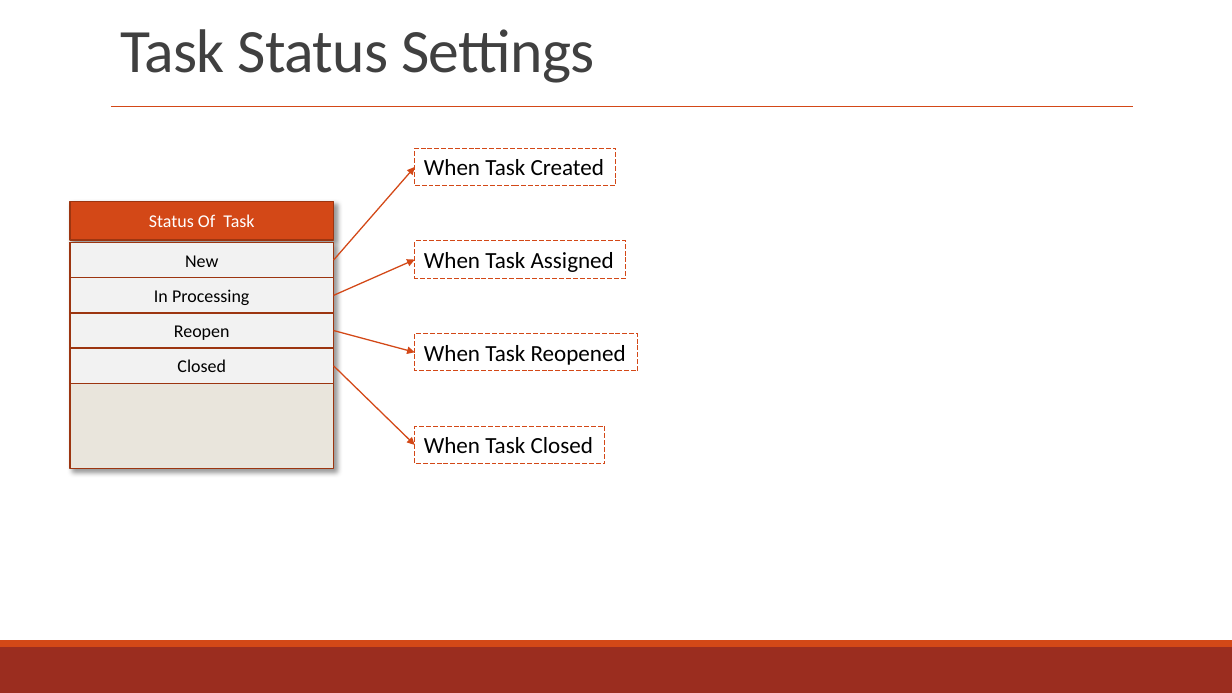
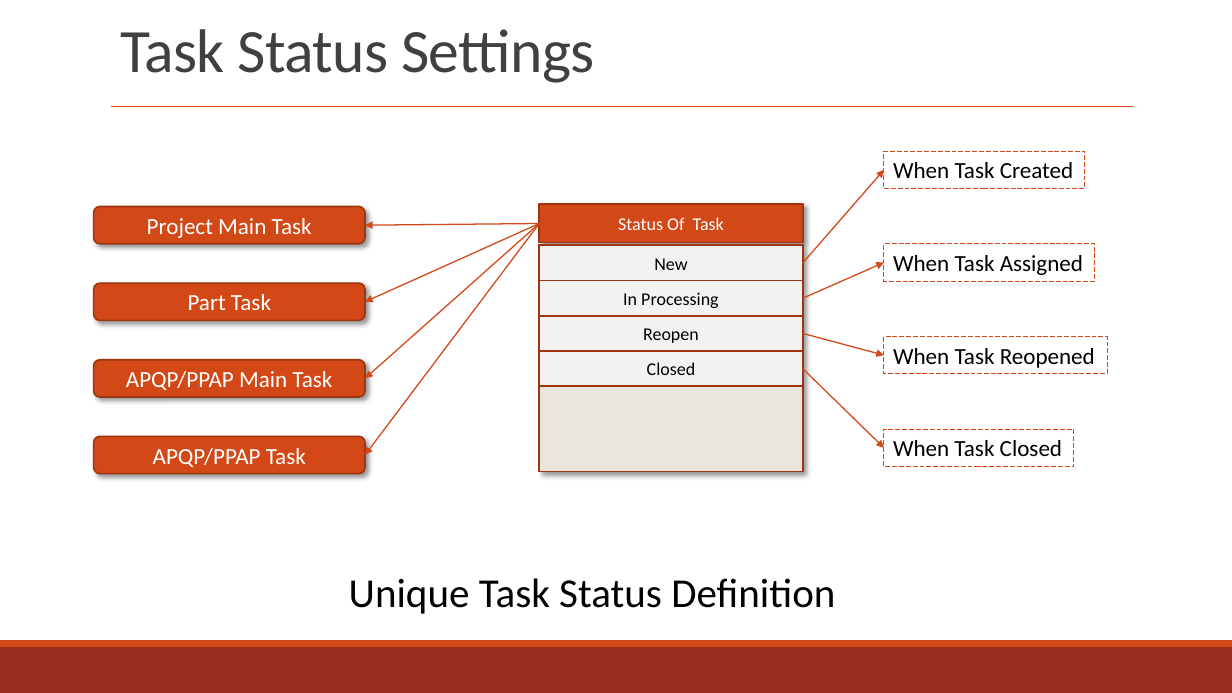
Before and after one commit to zyw9963/YFVE-supplier-portal, a slide deck: slide 90 of projects/YanFeng/02 System Design/User Stories/Flowcharts/Supplier FlowCharts & UX.pptx. Drawn at 1232x693 pixels with LibreOffice and Linux fonts; fonts in the diff are those of the drawing. Boxes give left, top, right and bottom in pixels: in the first picture for what was removed or moved away, otherwise in the second. Text is boxed around its words. In the diff, an @@ line names an element or a change of style, - is before the commit and + after.

```diff
--- a/projects/YanFeng/02 System Design/User Stories/Flowcharts/Supplier FlowCharts & UX.pptx
+++ b/projects/YanFeng/02 System Design/User Stories/Flowcharts/Supplier FlowCharts & UX.pptx
@@ 9 rectangles, 3 arrows moved together from (x1=70, y1=148, x2=626, y2=469) to (x1=540, y1=152, x2=1095, y2=472) @@
@@ rounded rectangle added at (x1=93, y1=207, x2=365, y2=244), fill #D34817, outline #9C3511 1.25 pt, 18 pt, text #FFFFFF @@
+Project Main Task
@@ arrow added from (540, 224) to (365, 226), #D34817 1 pt @@
@@ arrow added from (540, 224) to (365, 302), #D34817 1 pt @@
@@ arrow added from (540, 224) to (365, 379), #D34817 1 pt @@
@@ arrow added from (540, 224) to (365, 455), #D34817 1 pt @@
@@ arrow moved from (334, 296) - (415, 260) to (803, 299) - (884, 262) @@
@@ rounded rectangle added at (x1=93, y1=283, x2=365, y2=320), fill #D34817, outline #9C3511 1.25 pt, 18 pt, text #FFFFFF @@
+Part Task
@@ rectangle "When Task Reopened" moved from (x1=415, y1=334, x2=638, y2=371) to (x1=884, y1=336, x2=1107, y2=373) @@
@@ rounded rectangle added at (x1=93, y1=360, x2=365, y2=396), fill #D34817, outline #9C3511 1.25 pt, 18 pt, text #FFFFFF @@
+APQP/PPAP Main Task
@@ rounded rectangle added at (x1=93, y1=436, x2=365, y2=473), fill #D34817, outline #9C3511 1.25 pt, 18 pt, text #FFFFFF @@
+APQP/PPAP Task
@@ text added at (x1=349, y1=578, x2=835, y2=614), 32 pt, text #000000 @@
+Unique Task Status Definition
```
Also in this commit, not shown: 15 other slides changed, 3 slides added, 1 slide removed, 3 other files.
